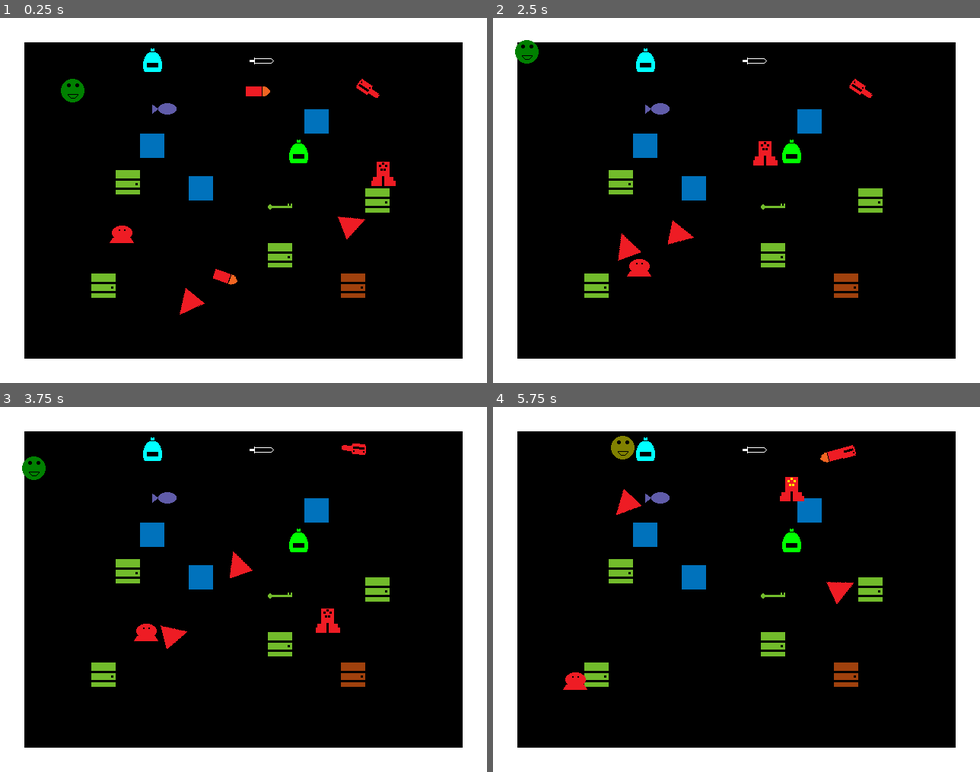
Above: before the commit, frames 1-4 (two rows, left to right).
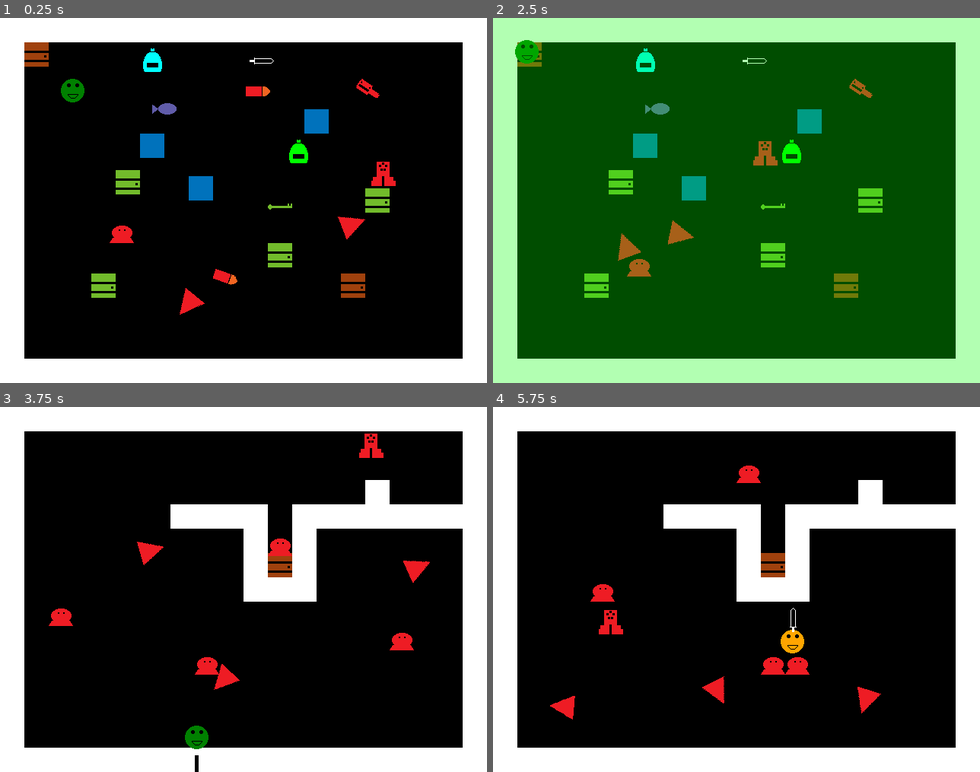
Above: after the commit, the same moments.

Repository: andOlga/game-off-2024
Game: Godot game, scene res://rooms/test_scene.tscn
Same seed, same stepped clock (60 frames per second), same inputs: the game is played once before the commit and once after it. This scene is started directly instead of the project's main scene. Sound files missing from this copy of the repository are replaced by a short silence.
Inputs:
- Up to frame 1 (0.25 s): no input
- Up to frame 2 (2.5 s): tap Enter (action_pause) at 0.5 s; hold Up (move_up) 0.53-2.03 s; tap X (action_item) at 0.6 s; tap Space (action_select) at 1.35 s; hold Left (move_left) from 2.03 s (still down); tap Z (action_sword) at 2.1 s
- Up to frame 3 (3.75 s): tap X (action_item) at 2.85 s; release Left (move_left) at 3.53 s; hold Down (move_down) from 3.53 s (still down); tap Space (action_select) at 3.6 s
- Up to frame 4 (5.75 s): release Down (move_down) at 4.28 s; hold Right (move_right) 4.28-5.03 s; tap Z (action_sword) at 4.35 s; hold Up (move_up) from 5.03 s (still down); tap X (action_item) at 5.1 s

The runs differ from the first frame. In frame 1, 0.3% of the frame differs, in the area x 5-10%, y 6-14%; in frame 2, 100%, in the area x 0-100%, y 0-100%; in frame 3, 12%; in frame 4, 12%.

Commit message:
Quick exit from TestScene as it is not a real level

Diff:
--- a/rooms/test_scene.tscn
+++ b/rooms/test_scene.tscn
@@ -28,6 +28,11 @@
 	for child in room.find_children(\"*\"):
 		if child is BaseEnemy:
 			return false
+	return true
+"
+
+[sub_resource type="GDScript" id="GDScript_0w6vg"]
+script/source = "func is_room_complete(room: Node2D) -> bool:
 	return true
 "
 
@@ -116,3 +121,7 @@
 [node name="RoomExit" parent="." instance=ExtResource("16_fcyy2")]
 position = Vector2(448, 336)
 goal = SubResource("GDScript_fcyy2")
+
+[node name="RoomExit2" parent="." instance=ExtResource("16_fcyy2")]
+position = Vector2(32, 32)
+goal = SubResource("GDScript_0w6vg")
Not shown: 1 places in rooms/test_scene.tscn that only renumber resources
